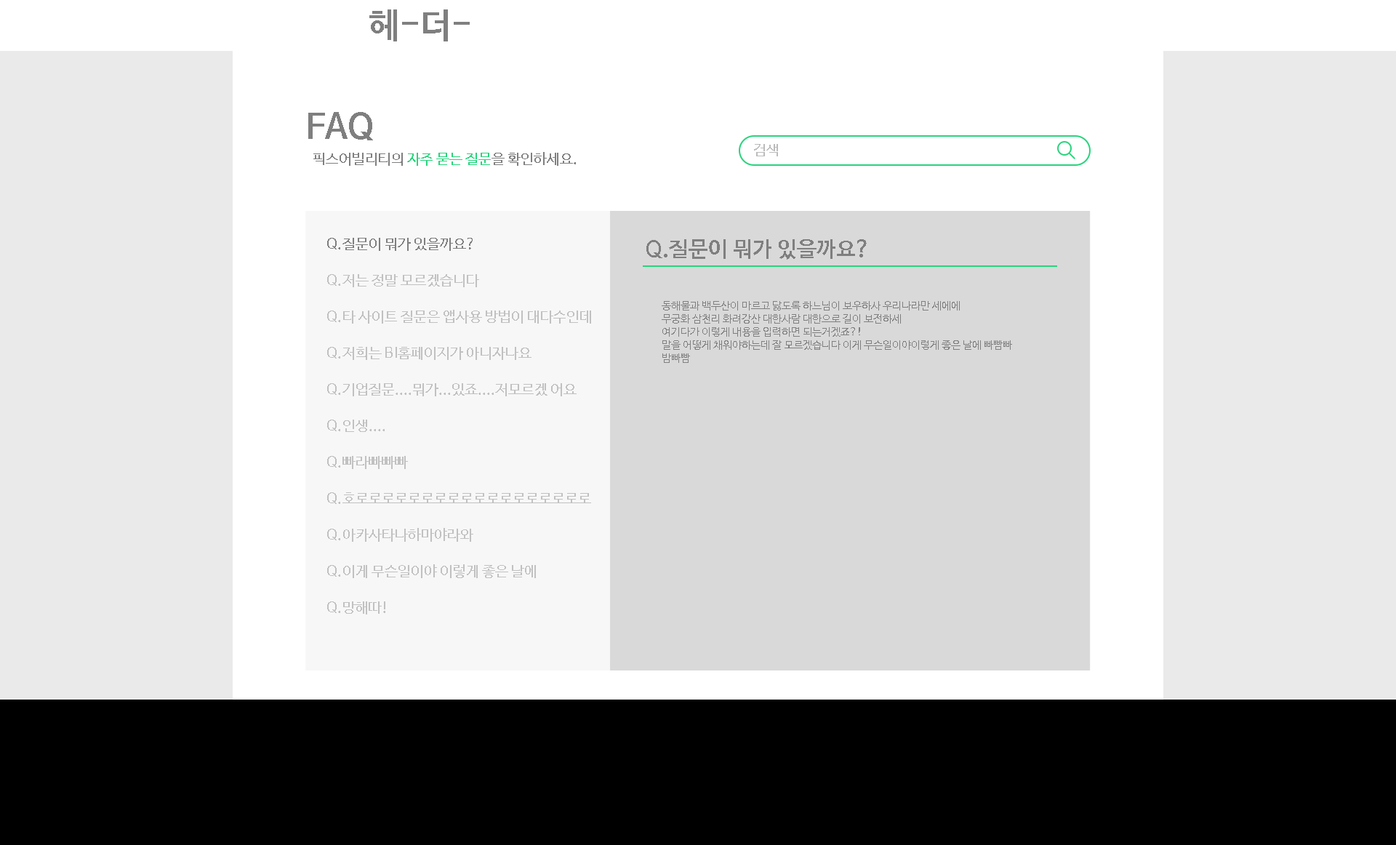
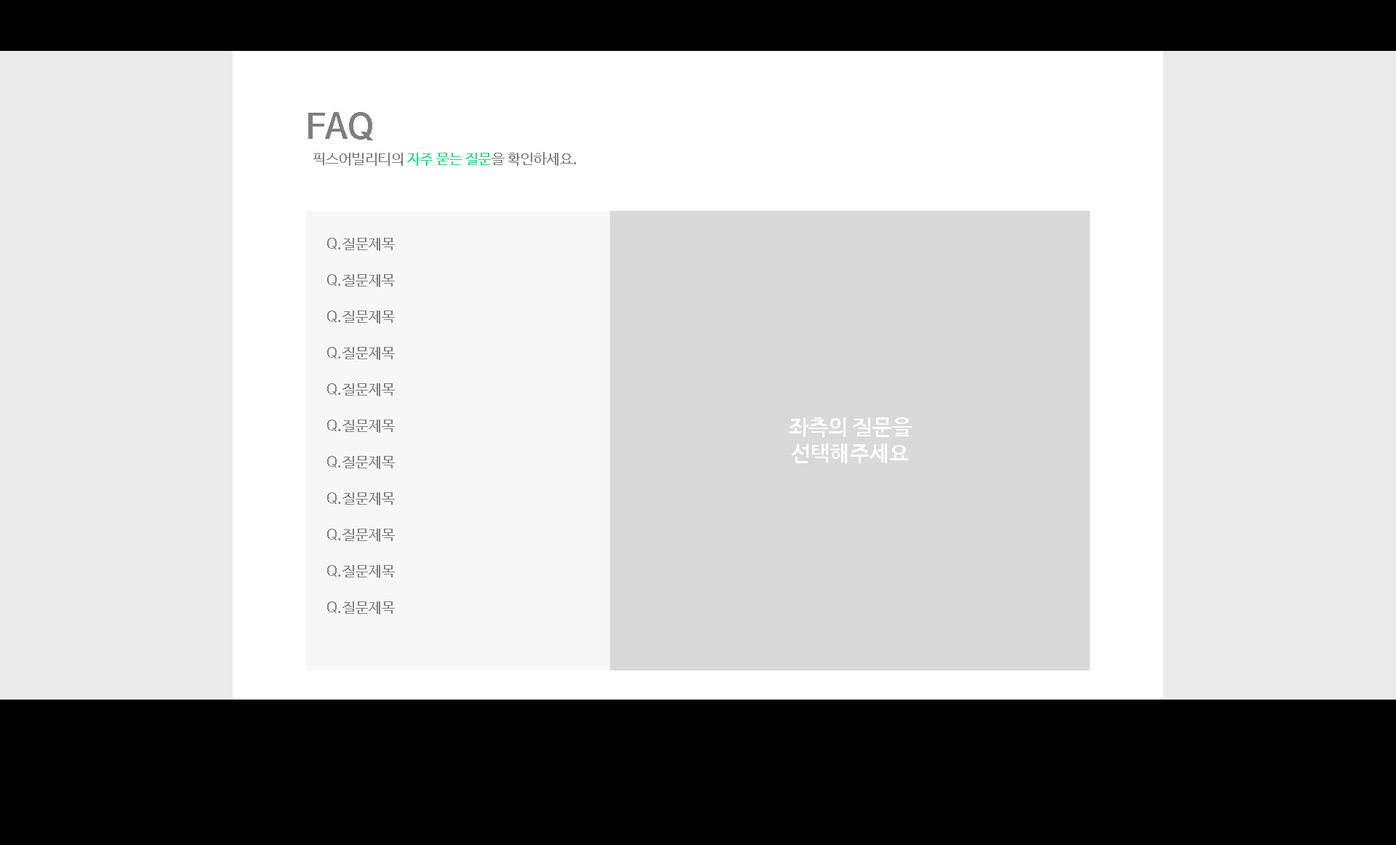
Revision of a layered w=1396, h=845 image; what changed, layer by layer:
showed group "FAQ_ 질문전" (41 layers) over [305, 9, 1091, 615]
renamed "저는 정말 모르겠습니다" to "질문제목", painted on it over [342, 274, 480, 288]
renamed "이게 무슨일이야 이렇게 좋은 날에" to "질문제목", painted on it over [342, 564, 536, 579]
renamed "아카사타나하마야라와" to "질문제목", painted on it over [342, 527, 474, 542]
renamed "호로로로로로로로로로로로로로로로로로로" to "질문제목", painted on it over [342, 492, 592, 506]
renamed "기업질문....뭐가...있죠....저모르겠 어요" to "질문제목", painted on it over [342, 383, 577, 397]
renamed "저희는 BI홈페이지가 아니자나요" to "질문제목", painted on it over [342, 346, 532, 360]
renamed "타 사이트 질문은 앱사용 방법이 대다수인데" to "질문제목", painted on it over [342, 309, 592, 324]
renamed "질문이 뭐가 있을까요?" to "질문제목", painted on it over [368, 237, 473, 251]
hid group "FAQ_ 질문후" (31 layers) over [305, 9, 1091, 615]
renamed "동해물과 백두산이 마르고 닳도록 하느님이 보우하사 우리나라만 세에에 무궁화 삼천리 화려강산 대한사람 대한으로 길이" to "답변내용기입", painted on it over [661, 301, 1013, 363]
renamed "질문이 뭐가 있을까요?" to "질문제목", painted on it over [668, 239, 867, 260]
renamed "저는 정말 모르겠습니다" to "질문제목", painted on it over [342, 274, 480, 288]
renamed "이게 무슨일이야 이렇게 좋은 날에" to "질문제목", painted on it over [342, 564, 536, 579]
renamed "아카사타나하마야라와" to "질문제목", painted on it over [342, 527, 474, 542]
renamed "호로로로로로로로로로로로로로로로로로로" to "질문제목", painted on it over [342, 492, 592, 506]
renamed "기업질문....뭐가...있죠....저모르겠 어요" to "질문제목", painted on it over [342, 383, 577, 397]
renamed "저희는 BI홈페이지가 아니자나요" to "질문제목", painted on it over [342, 346, 532, 360]
renamed "타 사이트 질문은 앱사용 방법이 대다수인데" to "질문제목", painted on it over [342, 309, 592, 324]
renamed "질문이 뭐가 있을까요?" to "질문제목", painted on it over [368, 237, 473, 251]
removed layer "모서리가 둥근 직사각형 1" (2nd of 2, in "대지 1" › "FAQ_ 질문후") from group "FAQ_ 질문후" over [738, 135, 1091, 166]
removed layer "헤-더-" (2nd of 2, in "대지 1" › "FAQ_ 질문후") from group "FAQ_ 질문후" over [369, 9, 470, 42]
renamed "레이어 1" to "레이어 13", painted on it over [0, 0, 1396, 51]
…and 10 more changes (6 painted, 4 removed, 6 renamed)
